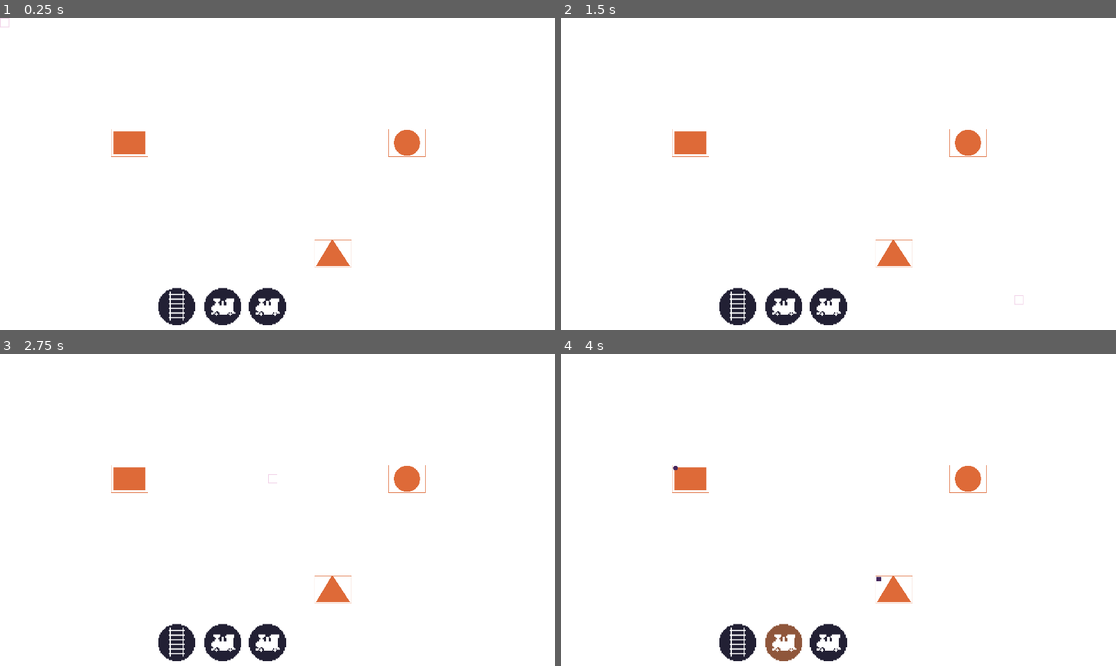
Above: before the commit, frames 1-4 (two rows, left to right).
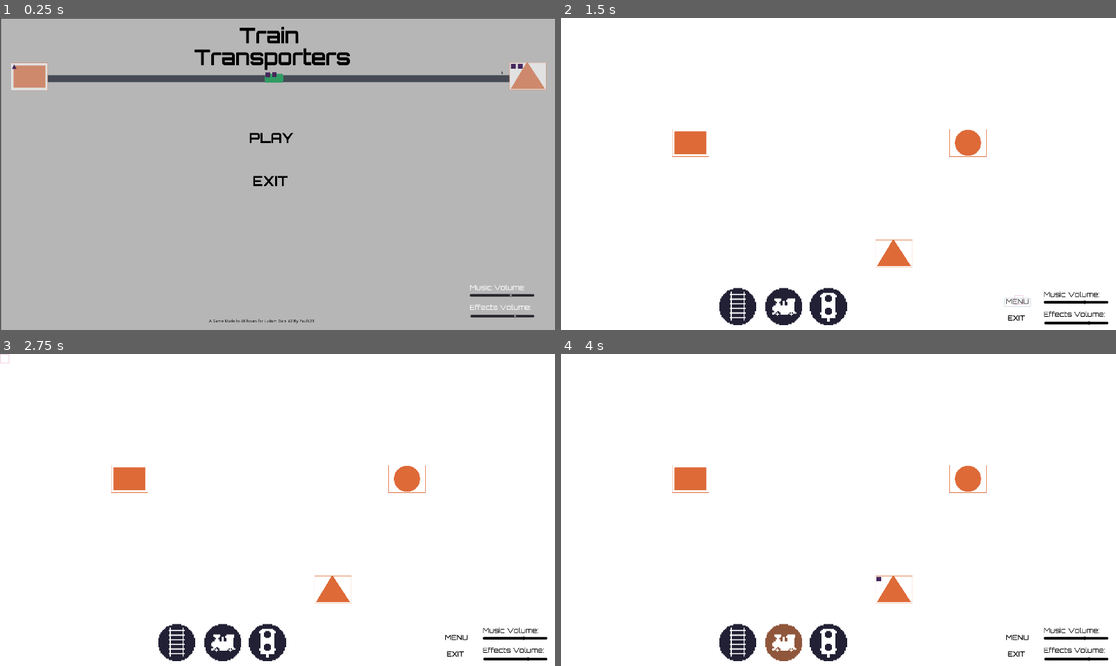
Above: after the commit, the same moments.

Repository: Paulb23/ludum_dare_45
Game: Godot game, scene res://menus/main_menu.tscn
Two runs of this game, one before a commit and one after it. Both use one fixed random seed, a clock stepped at 60 frames per second and the inputs below. Before the commit the project starts from res://game.tscn.
Inputs (mouse positions are in pixels of both pictures, inside the frame that each line leads up to):
- Up to frame 1 (0.25 s): no input
- Up to frame 2 (1.5 s): click (832, 139) at 0.5 s, where only the run after the commit has a clickable "PLAY"; click (1016, 301) at 1.25 s, where only the run after the commit has a clickable "MENU"
- Up to frame 3 (2.75 s): click (271, 475) at 2 s, where only the run after the commit has a clickable "PLAY"
- Up to frame 4 (4 s): click (738, 644) at 2.75 s; click (783, 644) at 3.5 s

The runs differ from the first frame. In frame 1, 100% of the frame differs, in the area x 0-100%, y 0-100%; in frame 2, 0.7%; in frame 3, 0.7%; in frame 4, 0.7%.

Commit message:
menu to gme nad imporved signal editing

Diff:
--- a/ludum_dare_45/game.gd
+++ b/ludum_dare_45/game.gd
@@ -13,6 +13,7 @@
 	$player.connect("place_signal", self, "_place_signal")
 	$player.connect("sell_tile", $level, "sell_tile")
 	$player.connect("buy_train", self, "_buy_train")
+	$player.connect("can_place_signal_zone", self, "_can_place_signal_zone")
 
 	$ui.connect("build_rail_toggled", $player, "set_building_rail")
 	$ui.connect("place_train_toggled", $player, "set_place_train")
@@ -57,6 +58,9 @@
 func _can_place_signal(x : int, y : int) -> void:
 	$player.can_place_signal = ($level.get_tile(x ,y) != $level.EMPTY && $level.get_tile(x ,y) != $level.STATION_TILE);
 
+func _can_place_signal_zone(x : int, y : int) -> void:
+	$player.can_place_signal_zone = ($level.get_tile(x ,y) != $level.EMPTY && $level.get_tile(x ,y) != $level.STATION_TILE);
+
 func _place_signal(x : int, y: int) -> void:
 	if (!$player.can_place_signal):
 		if (!$bad_place.playing):
@@ -91,6 +95,7 @@
 	new_train.connect("clicked", self, "_train_clicked")
 	new_train.connect("request_path", self, "_train_request_path")
 	new_train.connect("train_zone_check", self, "_train_zone_check")
+	new_train.connect("crash", self, "_crash")
 	$trains.add_child(new_train)
 	if (first_train):
 		$music.play()
@@ -128,3 +133,7 @@
 
 	if (points.size() > 0):
 		train.set_path(points)
+
+func _crash():
+	if (!$crash.playing):
+		$crash.play()
--- a/ludum_dare_45/game.tscn
+++ b/ludum_dare_45/game.tscn
@@ -17,10 +17,21 @@
 [ext_resource path="res://sfx/build_1.wav" type="AudioStream" id=15]
 [ext_resource path="res://sfx/build_2.wav" type="AudioStream" id=16]
 [ext_resource path="res://sfx/bad_place.wav" type="AudioStream" id=17]
-[ext_resource path="res://sfx/music.ogg" type="AudioStream" id=18]
+[ext_resource path="res://sfx/theme.ogg" type="AudioStream" id=18]
 [ext_resource path="res://sfx/spawn_2.wav" type="AudioStream" id=19]
 [ext_resource path="res://sfx/spawn.wav" type="AudioStream" id=20]
 [ext_resource path="res://scripts/signal_editor.gd" type="Script" id=21]
+[ext_resource path="res://icons/signal_icon_active.png" type="Texture" id=22]
+[ext_resource path="res://icons/signal_icon.png" type="Texture" id=23]
+[ext_resource path="res://icons/signal_icon_hover.png" type="Texture" id=24]
+[ext_resource path="res://menus/options.tscn" type="PackedScene" id=25]
+[ext_resource path="res://fonts/Orbitron-Medium.ttf" type="DynamicFontData" id=26]
+[ext_resource path="res://sfx/click.wav" type="AudioStream" id=27]
+[ext_resource path="res://sfx/crash.wav" type="AudioStream" id=28]
+
+[sub_resource type="DynamicFont" id=1]
+size = 24
+font_data = ExtResource( 26 )
 
 [node name="game" type="Node2D"]
 script = ExtResource( 4 )
@@ -103,9 +114,9 @@
 margin_bottom = 1063.0
 rect_min_size = Vector2( 64, 0 )
 toggle_mode = true
-texture_normal = ExtResource( 9 )
-texture_pressed = ExtResource( 11 )
-texture_hover = ExtResource( 10 )
+texture_normal = ExtResource( 23 )
+texture_pressed = ExtResource( 22 )
+texture_hover = ExtResource( 24 )
 expand = true
 __meta__ = {
 "_edit_use_anchors_": false
@@ -180,7 +191,10 @@
 [node name="Label" type="Label" parent="ui/signal_editor/HBoxContainer"]
 margin_right = 40.0
 margin_bottom = 14.0
+custom_colors/font_color = Color( 0, 0, 0, 1 )
 text = "Train Direction"
+align = 1
+valign = 1
 
 [node name="train_diriection" type="OptionButton" parent="ui/signal_editor/HBoxContainer"]
 margin_right = 133.0
@@ -201,6 +215,39 @@
 size_flags_horizontal = 3
 text = "OK"
 
+[node name="menu" type="Button" parent="ui"]
+margin_left = 1533.0
+margin_top = 969.0
+margin_right = 1618.0
+margin_bottom = 999.0
+custom_fonts/font = SubResource( 1 )
+custom_colors/font_color = Color( 0, 0, 0, 1 )
+custom_colors/font_color_hover = Color( 0.32549, 0.32549, 0.32549, 1 )
+text = "MENU"
+flat = true
+__meta__ = {
+"_edit_use_anchors_": false
+}
+
+[node name="exit" type="Button" parent="ui"]
+margin_left = 1533.0
+margin_top = 1026.0
+margin_right = 1618.0
+margin_bottom = 1056.0
+custom_fonts/font = SubResource( 1 )
+custom_colors/font_color = Color( 0, 0, 0, 1 )
+custom_colors/font_color_hover = Color( 0.32549, 0.32549, 0.32549, 1 )
+text = "EXIT"
+flat = true
+__meta__ = {
+"_edit_use_anchors_": false
+}
+
+[node name="click" type="AudioStreamPlayer" parent="ui"]
+stream = ExtResource( 27 )
+volume_db = -5.0
+bus = "sfx"
+
 [node name="train_sfx" type="AudioStreamPlayer" parent="."]
 stream = ExtResource( 12 )
 volume_db = -5.0
@@ -220,7 +267,19 @@
 volume_db = -10.0
 bus = "sfx"
 
+[node name="crash" type="AudioStreamPlayer" parent="."]
+stream = ExtResource( 28 )
+volume_db = -5.0
+bus = "sfx"
+
 [node name="music" type="AudioStreamPlayer" parent="."]
 stream = ExtResource( 18 )
 volume_db = -5.0
 bus = "music"
+
+[node name="options" parent="." instance=ExtResource( 25 )]
+modulate = Color( 0, 0, 0, 1 )
+margin_left = 1670.0
+margin_top = 948.0
+margin_right = 1710.0
+margin_bottom = 988.0
--- a/ludum_dare_45/menus/main_menu.gd
+++ b/ludum_dare_45/menus/main_menu.gd
@@ -1,15 +1,24 @@
 extends Control
 
+var clicked
+
 func _ready() -> void:
+	clicked = false
 	$exit.connect("pressed", self, "_exit")
 	$play.connect("pressed", self, "_play")
 
 func _play():
-	#$click.play()
-	#yield($click, "finished")
+	if (clicked):
+		return
+	clicked = true
+	$click.play()
+	yield($click, "finished")
 	Globals.set_scene("res://game.tscn")
 
 func _exit():
-	#$click.play()
-	#yield($click, "finished")
+	if (clicked):
+		return
+	clicked = true
+	$click.play()
+	yield($click, "finished")
 	get_tree().quit()
--- a/ludum_dare_45/menus/main_menu.tscn
+++ b/ludum_dare_45/menus/main_menu.tscn
@@ -11,6 +11,8 @@
 [ext_resource path="res://objects/square_person.png" type="Texture" id=9]
 [ext_resource path="res://objects/triangle_person.png" type="Texture" id=10]
 [ext_resource path="res://fonts/Orbitron-Bold.ttf" type="DynamicFontData" id=11]
+[ext_resource path="res://sfx/music.ogg" type="AudioStream" id=12]
+[ext_resource path="res://sfx/click.wav" type="AudioStream" id=13]
 
 [sub_resource type="DynamicFont" id=1]
 size = 72
@@ -142,3 +144,14 @@
 [node name="square_person4" type="Sprite" parent="."]
 position = Vector2( 1796, 165 )
 texture = ExtResource( 9 )
+
+[node name="AudioStreamPlayer" type="AudioStreamPlayer" parent="."]
+stream = ExtResource( 12 )
+volume_db = -5.0
+autoplay = true
+bus = "music"
+
+[node name="click" type="AudioStreamPlayer" parent="."]
+stream = ExtResource( 13 )
+volume_db = -5.0
+bus = "sfx"
--- a/ludum_dare_45/objects/signal.gd
+++ b/ludum_dare_45/objects/signal.gd
@@ -23,6 +23,11 @@
 		zoned_tiles.push_back(Vector2(x ,y))
 	$zones.set_cell(x, y, ZONE_CHECK)
 
+func remove_zone_check(x : int, y : int) -> void:
+	if (zoned_tiles.has(Vector2(x ,y))):
+		zoned_tiles.erase(Vector2(x ,y))
+	$zones.set_cell(x, y, -1)
+
 func get_zone() -> Array:
 	return zoned_tiles
 
--- a/ludum_dare_45/objects/train.gd
+++ b/ludum_dare_45/objects/train.gd
@@ -3,6 +3,7 @@
 signal clicked
 signal request_path
 signal train_zone_check
+signal crash
 
 var train_in_path = false
 var base_speed = 100
@@ -12,6 +13,7 @@
 var current_instruction = 0
 var instructions := []
 
+var dead = false
 var max_people = 6
 var current_people = 0
 var people  = []
@@ -56,7 +58,7 @@
 	current_target = instructions[current_instruction]
 
 func _physics_process(delta: float) -> void:
-	if (train_in_path || instructions.size() == 0):
+	if (dead || train_in_path || instructions.size() == 0):
 		return
 
 	if (path.size() == 0):
@@ -154,7 +156,13 @@
 			emit_signal("train_zone_check", self, main_node.get_zone(), checks > 20)
 
 	if (main_node.get_name().find("train") != -1):
-		print("crash!")
+		emit_signal("crash")
+		dead = true
+		main_node.dead = true
+		$dead_timer.start()
+		yield($dead_timer, "timeout")
+		queue_free()
+		main_node.queue_free()
 
 
 func _clear_icons():
--- a/ludum_dare_45/objects/train.tscn
+++ b/ludum_dare_45/objects/train.tscn
@@ -74,6 +74,8 @@
 
 [node name="train_check_timer" type="Timer" parent="."]
 
+[node name="dead_timer" type="Timer" parent="."]
+
 [node name="Control" type="Button" parent="."]
 modulate = Color( 1, 1, 1, 0 )
 self_modulate = Color( 1, 1, 1, 0 )
--- a/ludum_dare_45/project.godot
+++ b/ludum_dare_45/project.godot
@@ -16,7 +16,7 @@
 [application]
 
 config/name="Ludum Dare 45"
-run/main_scene="res://game.tscn"
+run/main_scene="res://menus/main_menu.tscn"
 config/icon="res://icon.png"
 
 [autoload]
--- a/ludum_dare_45/scripts/player.gd
+++ b/ludum_dare_45/scripts/player.gd
@@ -9,6 +9,7 @@
 signal can_place_track
 signal can_place_train
 signal can_place_signal
+signal can_place_signal_zone
 
 var signal_edit
 
@@ -20,6 +21,7 @@
 var can_place_track := false
 var can_place_train := false
 var can_place_signal := false
+var can_place_signal_zone := false
 
 func _input(event: InputEvent) -> void:
 	if (event is InputEventMouse):
@@ -33,6 +35,8 @@
 				emit_signal("can_place_train", mouse_pos.x, mouse_pos.y)
 			if (placing_signal):
 				emit_signal("can_place_signal", mouse_pos.x, mouse_pos.y)
+			if (placing_signal_zone):
+				emit_signal("can_place_signal_zone", mouse_pos.x, mouse_pos.y)
 			$place_tile_icon.position = Vector2(mouse_pos.x * Globals.tile_width, mouse_pos.y * Globals.tile_height)
 
 		if (building_rail):
@@ -61,10 +65,14 @@
 				var mouse_pos := get_local_mouse_position()
 				if (floor(mouse_pos.y / Globals.tile_height) > 28):
 					return
-				signal_edit.add_zone_check(floor(mouse_pos.x / Globals.tile_width), floor(mouse_pos.y / Globals.tile_height))
+				if (can_place_signal_zone):
+					signal_edit.add_zone_check(floor(mouse_pos.x / Globals.tile_width), floor(mouse_pos.y / Globals.tile_height))
 
 		if (event.button_mask == BUTTON_RIGHT):
 			var mouse_pos := get_local_mouse_position()
+			if (placing_signal_zone):
+				signal_edit.remove_zone_check(floor(mouse_pos.x / Globals.tile_width), floor(mouse_pos.y / Globals.tile_height))
+				return
 			emit_signal("sell_tile", floor(mouse_pos.x / Globals.tile_width), floor(mouse_pos.y / Globals.tile_height))
 
 func set_building_rail(enabled : bool) -> void:
--- a/ludum_dare_45/scripts/signal_editor.gd
+++ b/ludum_dare_45/scripts/signal_editor.gd
@@ -6,7 +6,7 @@
 var editing_zone
 
 func _ready() -> void:
-	$HBoxContainer/edit_zone.connect("button_up", self, "_set_editing_zone")
+	$HBoxContainer/edit_zone.connect("toggled", self, "_set_editing_zone")
 	editing_zone = false
 
 	$HBoxContainer/train_diriection.add_item("Up")
@@ -26,13 +26,11 @@
 func _update_train_check(dir : int) -> void:
 	signal_editing.train_direction_check = dir
 
-func _set_editing_zone():
-	emit_signal("edit_signal_zone", signal_editing, true)
-	editing_zone = true
-	signal_editing.draw_zones(true)
+func _set_editing_zone(state : bool) -> void:
+	emit_signal("edit_signal_zone", signal_editing, state)
+	editing_zone = state
+	signal_editing.draw_zones(state)
 
 func _apply_clicked() -> void:
-	emit_signal("edit_signal_zone", signal_editing, false)
-	editing_zone = false
-	signal_editing.draw_zones(false)
+	$HBoxContainer/edit_zone.pressed = false
 	visible = false
--- a/ludum_dare_45/scripts/ui.gd
+++ b/ludum_dare_45/scripts/ui.gd
@@ -7,6 +7,7 @@
 signal place_signal_toggled
 
 var updating_buttons := false
+var clicked := false
 
 signal save_train
 
@@ -16,6 +17,8 @@
 	$place_signal.connect("toggled", self, "place_signal_toggled")
 	$train_controller.connect("save_train", self, "save_train")
 	$signal_editor.connect("edit_signal_zone", self, "edit_signal_zone")
+	$menu.connect("pressed", self, "_menu")
+	$exit.connect("pressed", self, "_exit")
 
 func _reset_buttons():
 	updating_buttons = true;
@@ -53,3 +56,19 @@
 
 func save_train(instructions : Array) -> void:
 	emit_signal("save_train", instructions)
+
+func _menu():
+	if (clicked):
+		return
+	clicked = true
+	$click.play()
+	yield($click, "finished")
+	Globals.set_scene("res://menus/main_menu.tscn")
+
+func _exit():
+	if (clicked):
+		return
+	clicked = true
+	$click.play()
+	yield($click, "finished")
+	get_tree().quit()
Not shown: 1 places in ludum_dare_45/game.tscn that only renumber resources
Binary file added: ludum_dare_45/icons/signal_icon.png
Binary file added: ludum_dare_45/icons/signal_icon_active.png
Binary file added: ludum_dare_45/icons/signal_icon_hover.png
Not shown: 1 places in ludum_dare_45/menus/main_menu.tscn that only renumber resources
Not shown, added: ludum_dare_45/sfx/click.wav
Not shown, added: ludum_dare_45/sfx/crash.wav
Not shown, added: ludum_dare_45/sfx/theme.ogg
